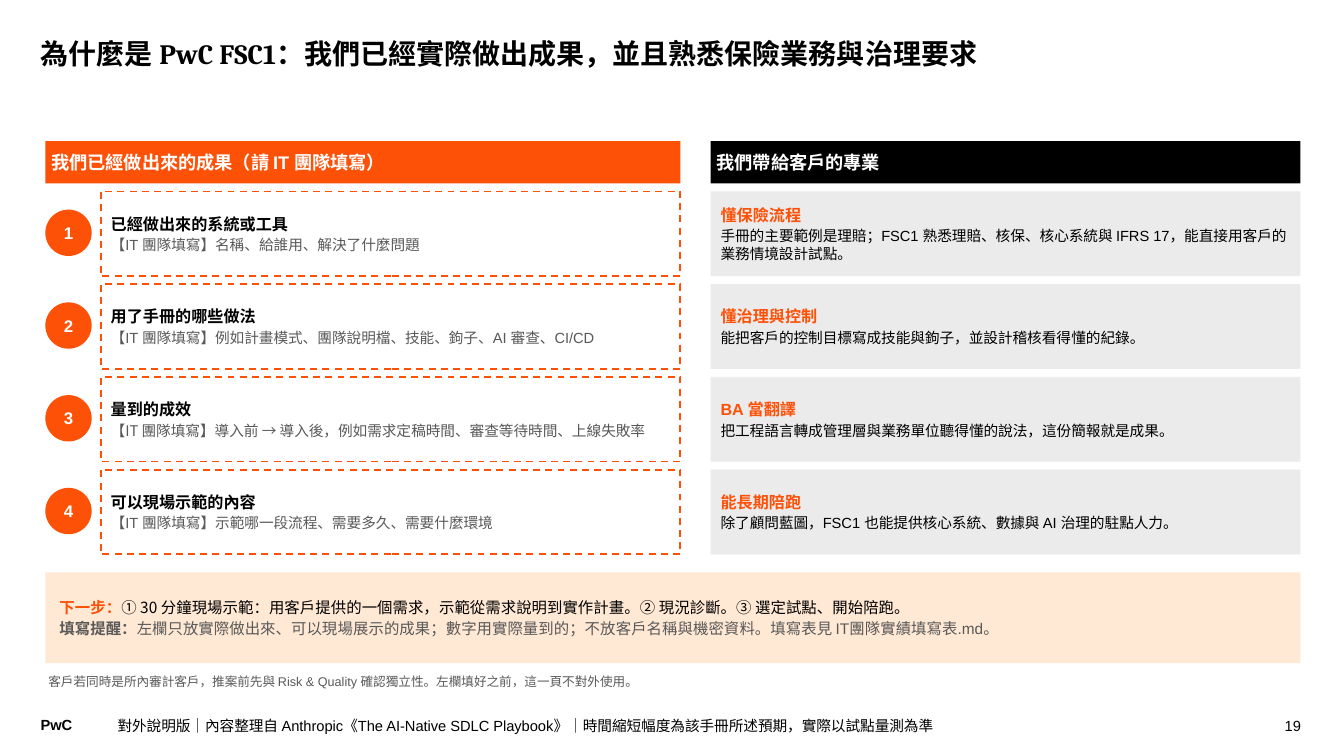
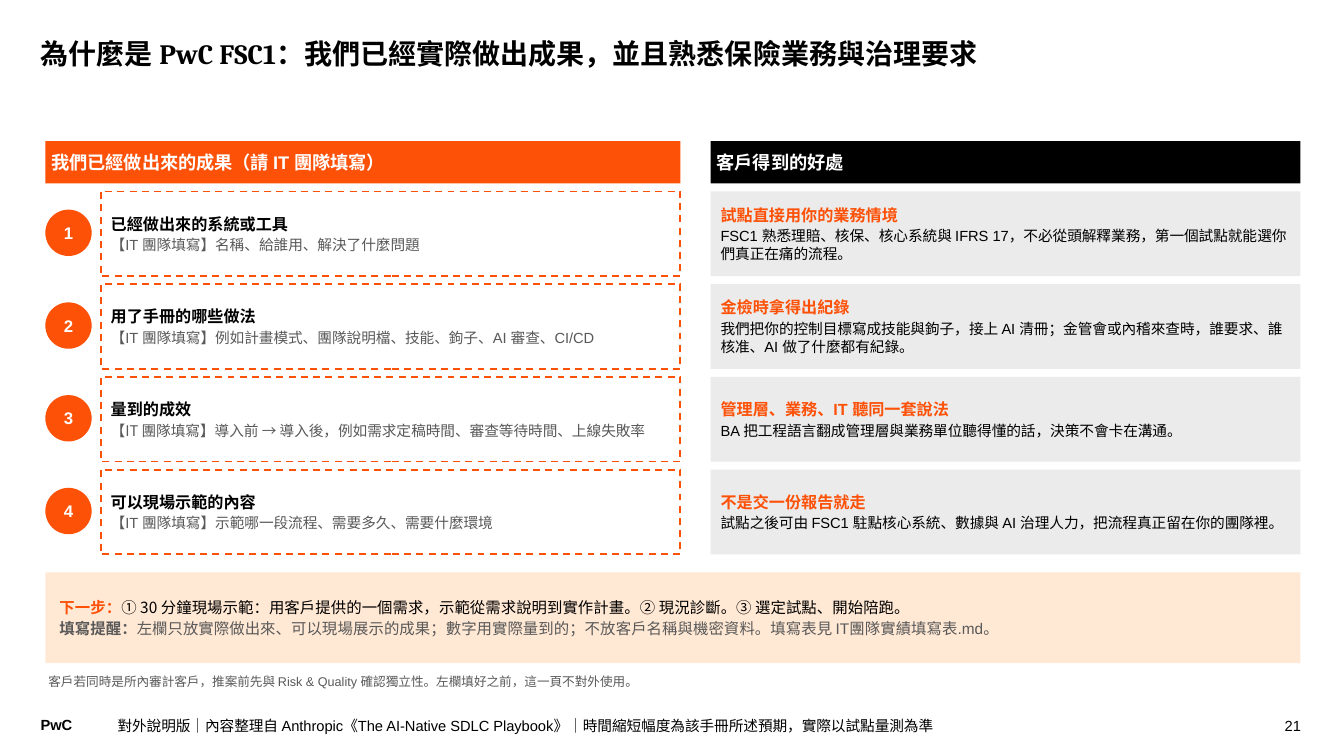
Before and after one commit to Robshao/PwC_FSC1, a slide deck: slide 21 of research/ai-native-sdlc/AI原生SDLC_白話說明.pptx (slide 19 before the commit). Drawn at 1344x756 pixels with LibreOffice and Linux fonts; fonts in the diff are those of the drawing. Boxes give left, top, right and bottom in pixels: in the first picture for what was removed or moved away, otherwise in the second. Text is boxed around its words. In the diff, an @@ line names an element or a change of style, - is before the commit and + after.

```diff
--- a/research/ai-native-sdlc/AI原生SDLC_白話說明.pptx
+++ b/research/ai-native-sdlc/AI原生SDLC_白話說明.pptx
@@ text in rectangle at [717, 153, 844, 171]: text changed @@
-我們帶給客戶的專業
+客戶得到的好處
@@ text in rectangle at [721, 207, 1287, 260]: text changed @@
-懂保險流程
-手冊的主要範例是理賠；FSC1 熟悉理賠、核保、核心系統與 IFRS 17，能直接用客戶的業務情境設計試點。
+試點直接用你的業務情境
+FSC1 熟悉理賠、核保、核心系統與 IFRS 17，不必從頭解釋業務，第一個試點就能選你們真正在痛的流程。
@@ text in rectangle at [721, 299, 1282, 353]: text changed @@
-懂治理與控制
-能把客戶的控制目標寫成技能與鉤子，並設計稽核看得懂的紀錄。
+金檢時拿得出紀錄
+我們把你的控制目標寫成技能與鉤子，接上 AI 清冊；金管會或內稽來查時，誰要求、誰核准、AI 做了什麼都有紀錄。
@@ text in rectangle at [721, 401, 1182, 438]: text changed @@
-BA 當翻譯
-把工程語言轉成管理層與業務單位聽得懂的說法，這份簡報就是成果。
+管理層、業務、IT 聽同一套說法
+BA 把工程語言翻成管理層與業務單位聽得懂的話，決策不會卡在溝通。
@@ text in rectangle at [721, 494, 1283, 530]: text changed @@
-能長期陪跑
-除了顧問藍圖，FSC1 也能提供核心系統、數據與 AI 治理的駐點人力。
+不是交一份報告就走
+試點之後可由 FSC1 駐點核心系統、數據與 AI 治理人力，把流程真正留在你的團隊裡。
@@ page number at [1285, 720, 1301, 731]: text changed @@
-19
+21
```
Also in this commit, not shown: 2 other slides changed, 2 slides added, 7 other files.
